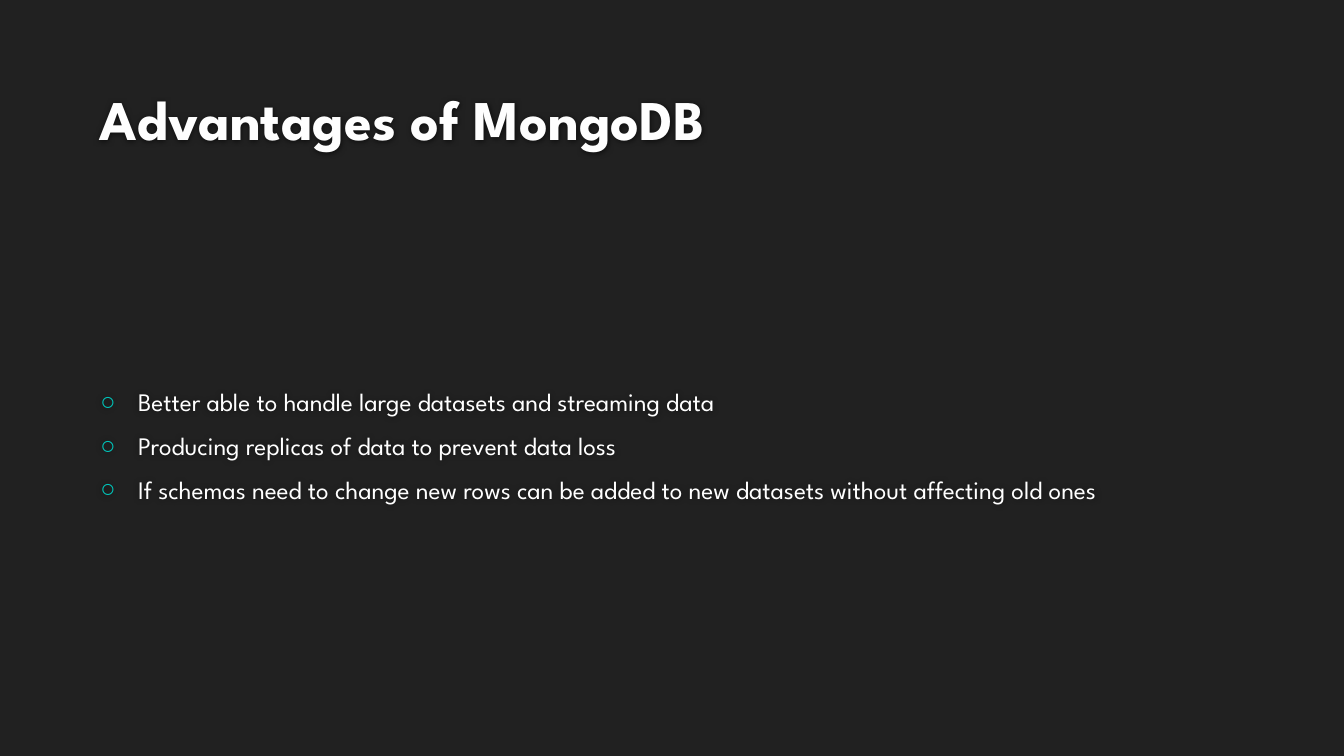
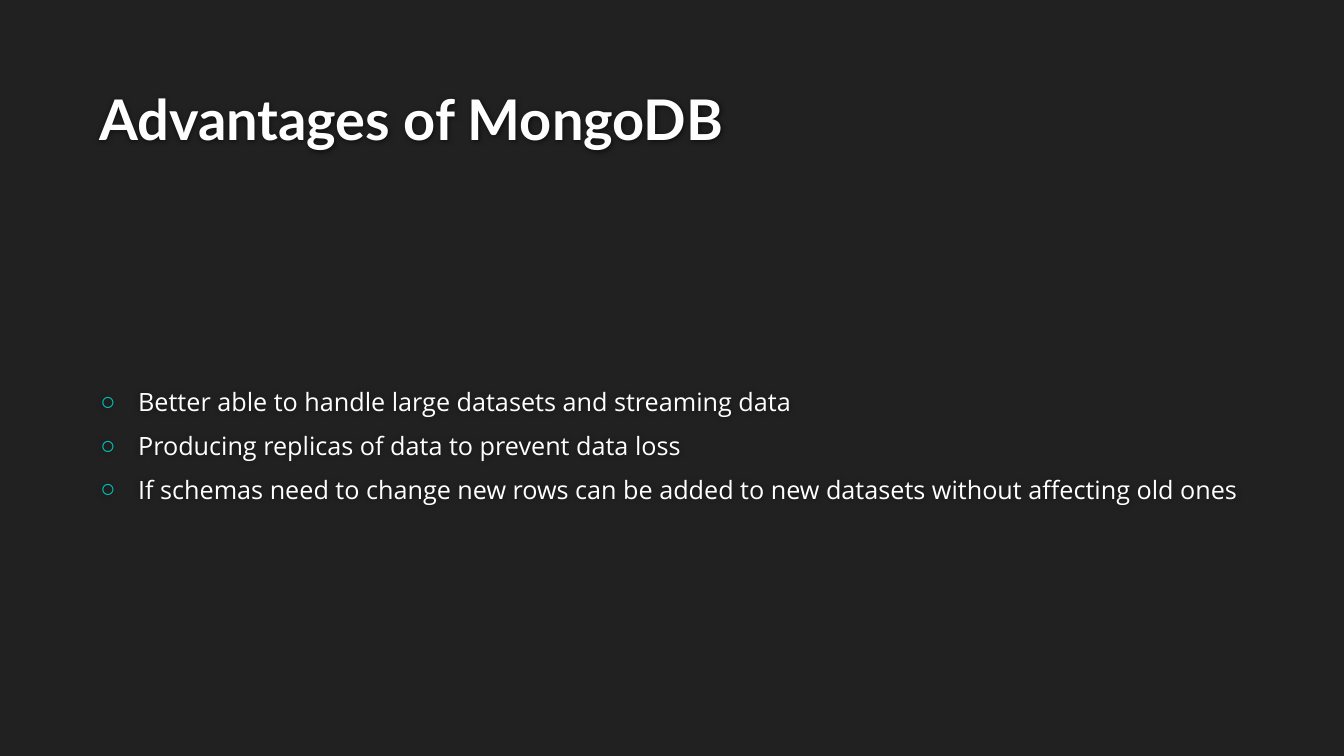
Before and after one commit to Rhiannax3/Sapphire, a slide deck: slide 6 of Databases.pptx. Drawn at 1344x756 pixels with LibreOffice and Linux fonts; fonts in the diff are those of the drawing; background and template pictures are left out. Boxes give left, top, right and bottom in pixels: in the first picture for what was removed or moved away, otherwise in the second. Text is boxed around its words. In the diff, an @@ line names an element or a change of style, - is before the commit and + after.

```diff
--- a/Databases.pptx
+++ b/Databases.pptx
@@ title "Advantages of MongoDB" at <box>99,98,723,150</box>: font League Spartan to Lato @@
@@ text "Better able to handle large ..." at <box>138,392,1237,505</box>: font League Spartan to Open Sans @@
```
Also in this commit, not shown: 14 other slides changed.
